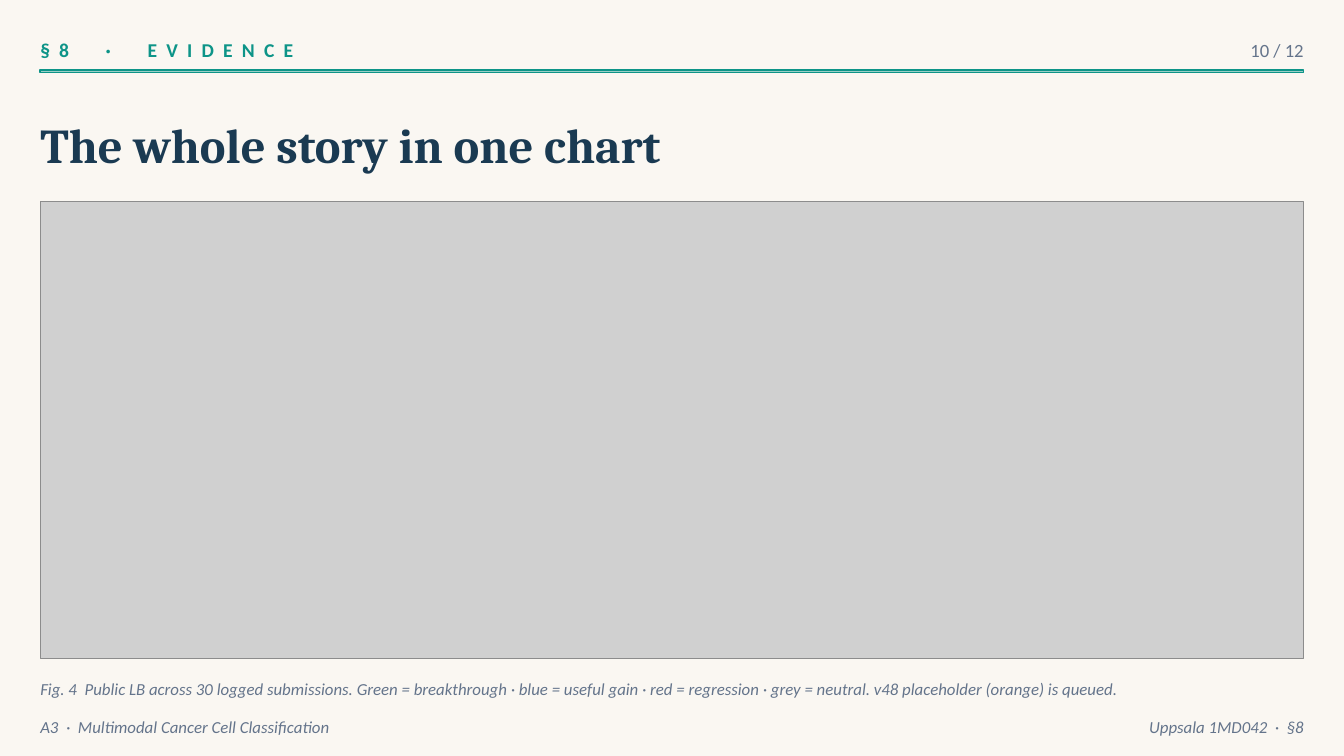
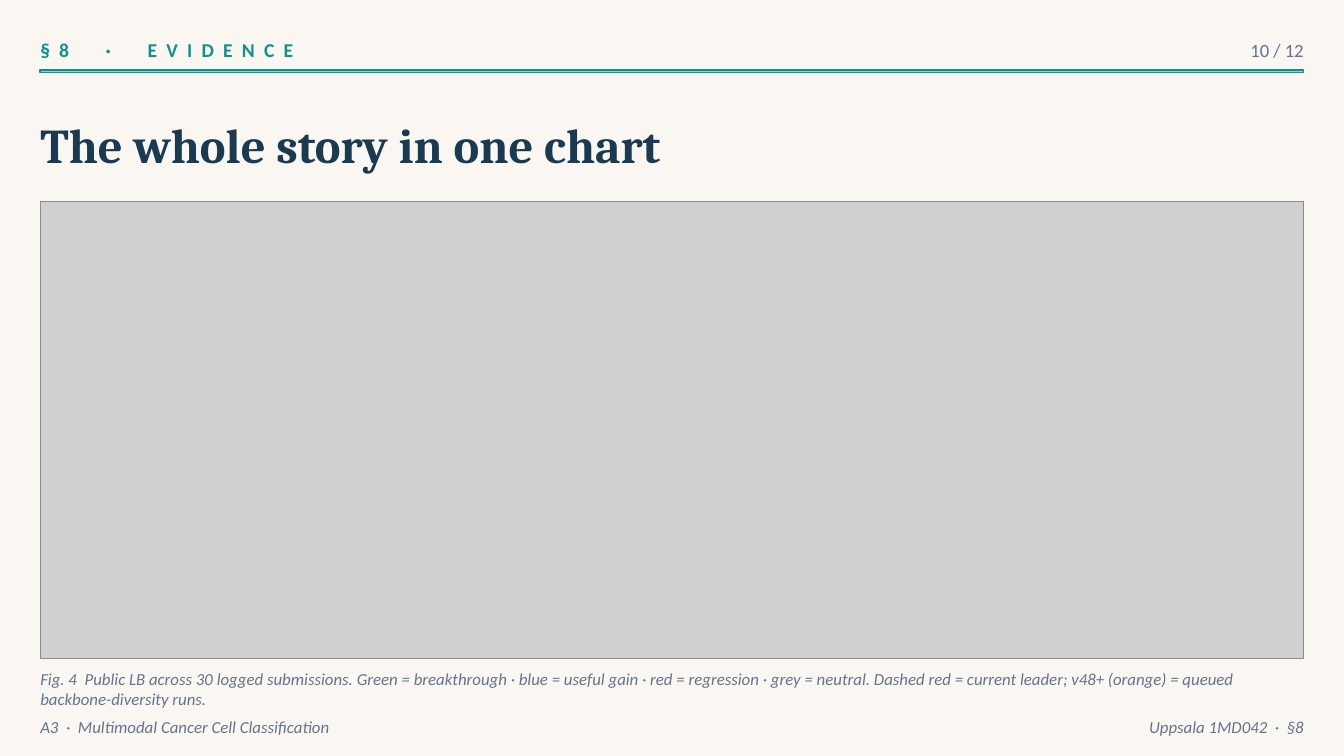
Before and after one commit to rafallex/multimodal-microscopy-distillation, a slide deck: slide 10 of presentation/A3_cancer_challenge_claude.pptx. Drawn at 1344x756 pixels with LibreOffice and Linux fonts; fonts in the diff are those of the drawing; grey boxes stand for pictures. Boxes give left, top, right and bottom in pixels: in the first picture for what was removed or moved away, otherwise in the second. Text is boxed around its words. In the diff, an @@ line names an element or a change of style, - is before the commit and + after.

```diff
--- a/presentation/A3_cancer_challenge_claude.pptx
+++ b/presentation/A3_cancer_challenge_claude.pptx
@@ text at (x1=40, y1=673, x2=1233, y2=708): text changed @@
-Fig. 4 Public LB across 30 logged submissions. Green = breakthrough · blue = useful gain · red = regression · grey = neutral. v48 placeholder (orange) is queued.
+Fig. 4 Public LB across 30 logged submissions. Green = breakthrough · blue = useful gain · red = regression · grey = neutral. Dashed red = current leader; v48+ (orange) = queued backbone-diversity runs.
```
Also in this commit, not shown: 4 other files.
